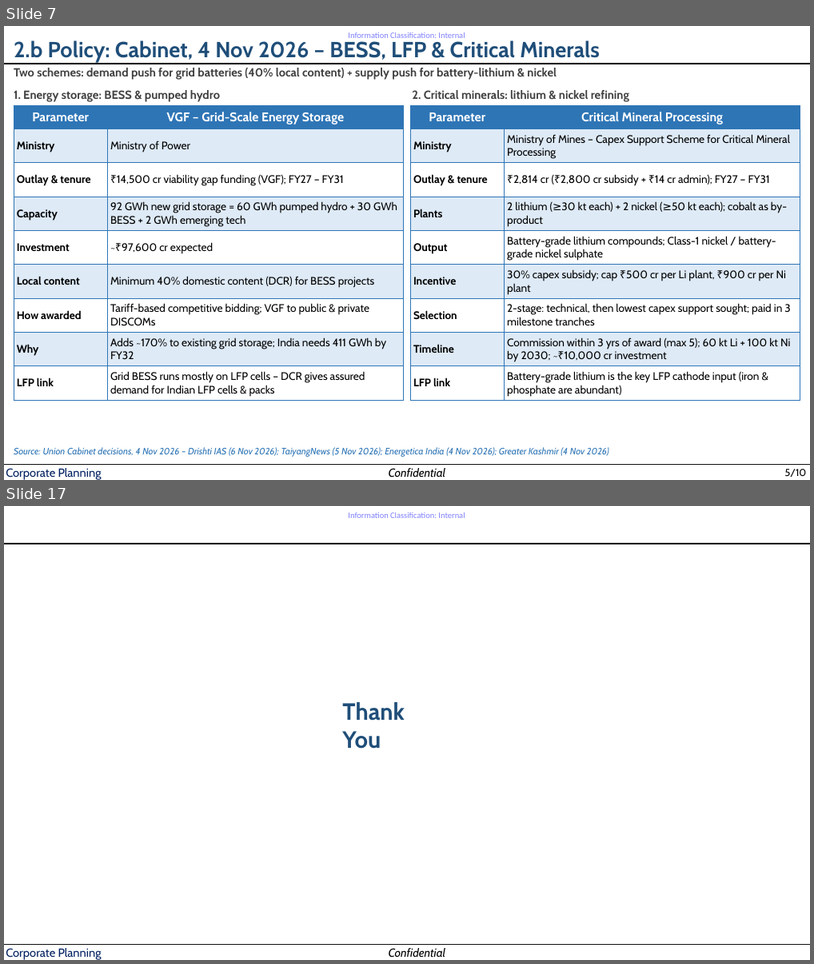
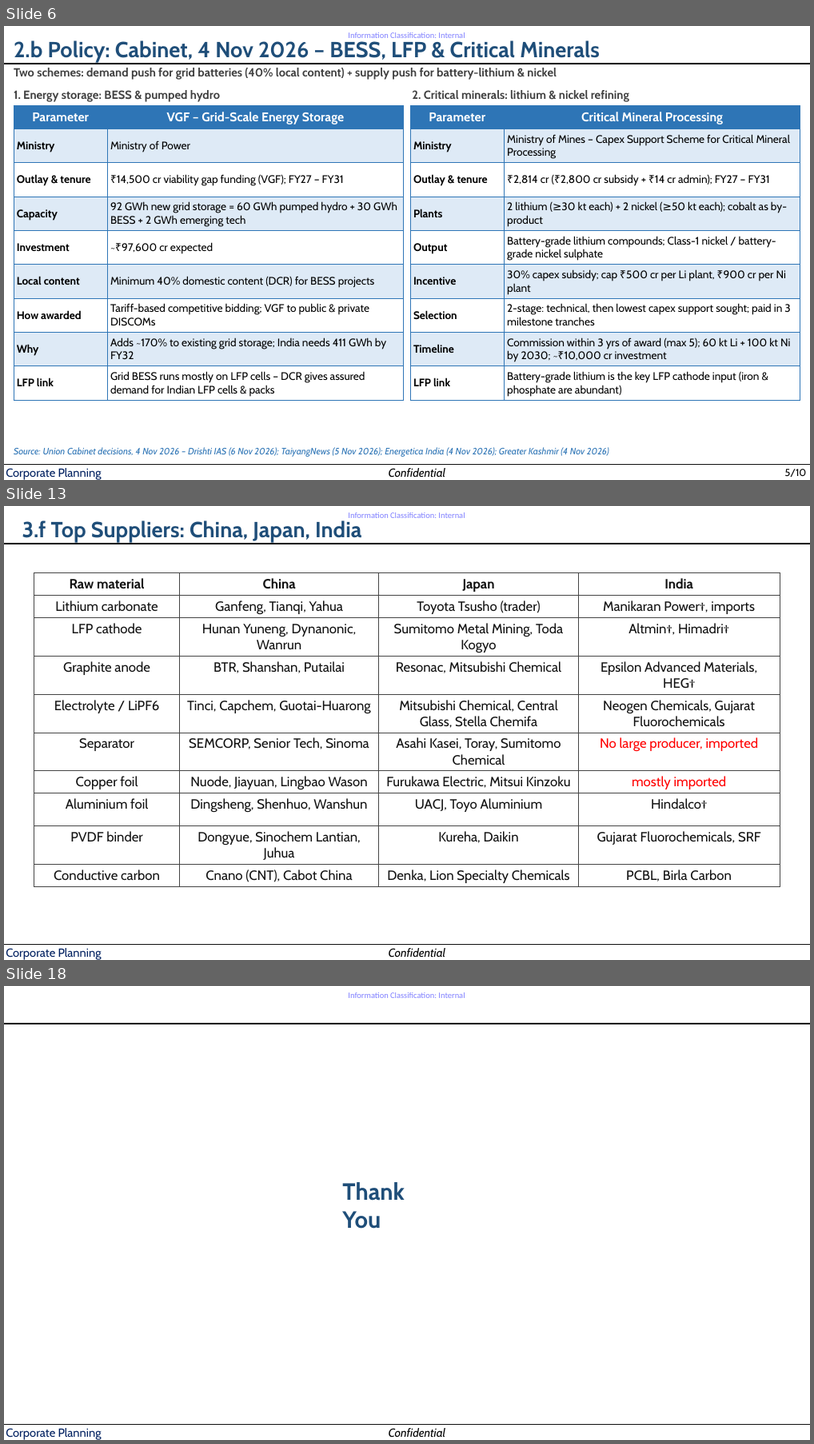
Before and after one commit to Crypto-ashish/bess, a slide deck: EV study 10nov.pptx. Shown one above the other, each under a label of ours: slides 7 and 17 before the commit, slides 6, 13 and 18 after it; the slides between them are not shown. The pictures are 814x964 and 814x1444 pixels, drawn with LibreOffice and Linux fonts; fonts in the diff are those of the drawing. Boxes give left, top, right and bottom in pixels: in the first picture for what was removed or moved away, otherwise in the second. Text is boxed around its words. In the diff, an @@ line names an element or a change of style, - is before the commit and + after.

```diff
--- a/EV study 10nov.pptx
+++ b/EV study 10nov.pptx
@@ slide 13 added at bbox=[4, 506, 810, 960], background #FFFFFF; not listed: 5 template elements that a slide beside it also shows @@
@@ text added at bbox=[22, 520, 362, 542], 26 pt, text #1F4E79, bold @@
+3.f Top Suppliers: China, Japan, India
@@ table added at bbox=[34, 573, 780, 919], 10 rows, 4 columns @@
+Raw material | China | Japan | India
+Lithium carbonate | Ganfeng, Tianqi, Yahua | Toyota Tsusho (trader) | Manikaran Power†, imports
+LFP cathode | Hunan Yuneng, Dynanonic, Wanrun | Sumitomo Metal Mining, Toda Kogyo | Altmin†, Himadri†
+Graphite anode | BTR, Shanshan, Putailai | Resonac, Mitsubishi Chemical | Epsilon Advanced Materials, HEG†
+Electrolyte / LiPF6 | Tinci, Capchem, Guotai-Huarong | Mitsubishi Chemical, Central Glass, Stella Chemifa | Neogen Chemicals, Gujarat Fluorochemicals
+Separator | SEMCORP, Senior Tech, Sinoma | Asahi Kasei, Toray, Sumitomo Chemical | No large producer, imported
+Copper foil | Nuode, Jiayuan, Lingbao Wason | Furukawa Electric, Mitsui Kinzoku | mostly imported
+Aluminium foil | Dingsheng, Shenhuo, Wanshun | UACJ, Toyo Aluminium | Hindalco†
+PVDF binder | Dongyue, Sinochem Lantian, Juhua | Kureha, Daikin | Gujarat Fluorochemicals, SRF
+Conductive carbon | Cnano (CNT), Cabot China | Denka, Lion Specialty Chemicals | PCBL, Birla Carbon
@@ what was slide 7 is now slide 6 @@
@@ what was slide 17 is now slide 18 @@
```
Also in this commit, not shown: 3 slides changed, 2 other slides added, 2 slides removed.
